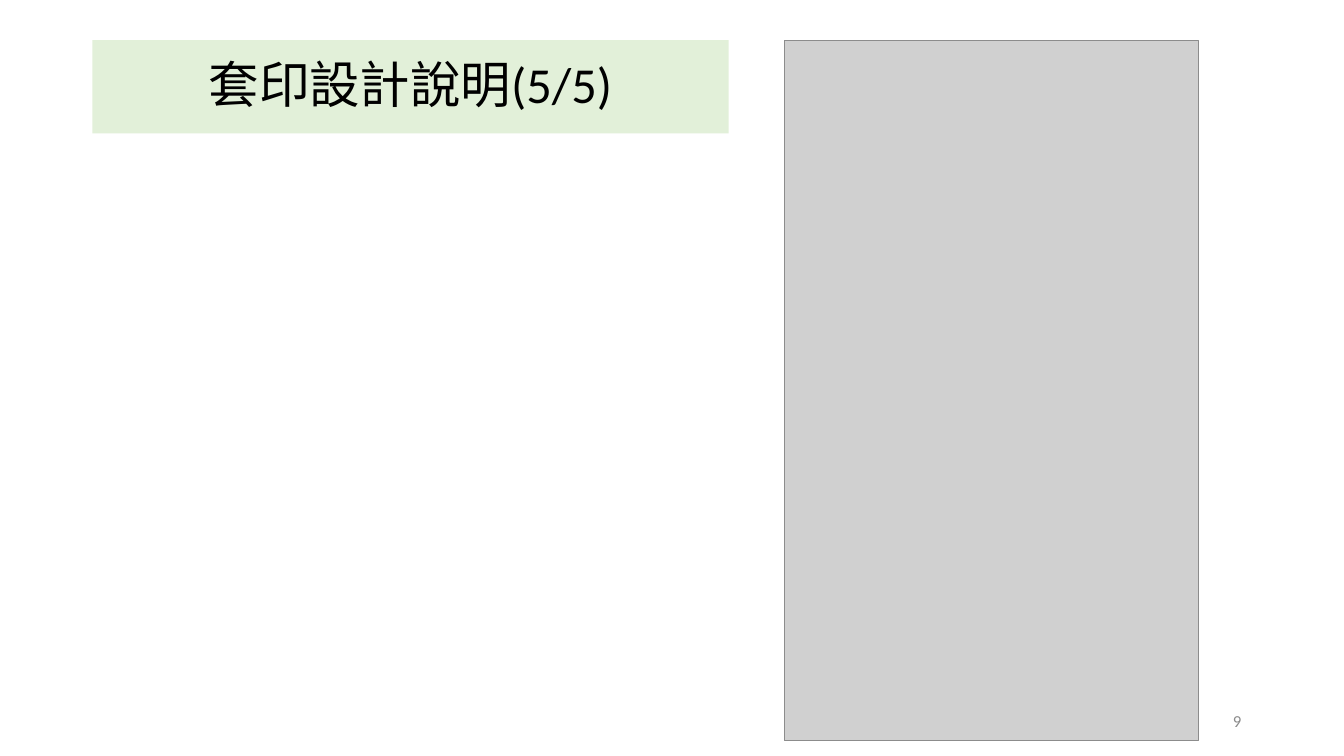
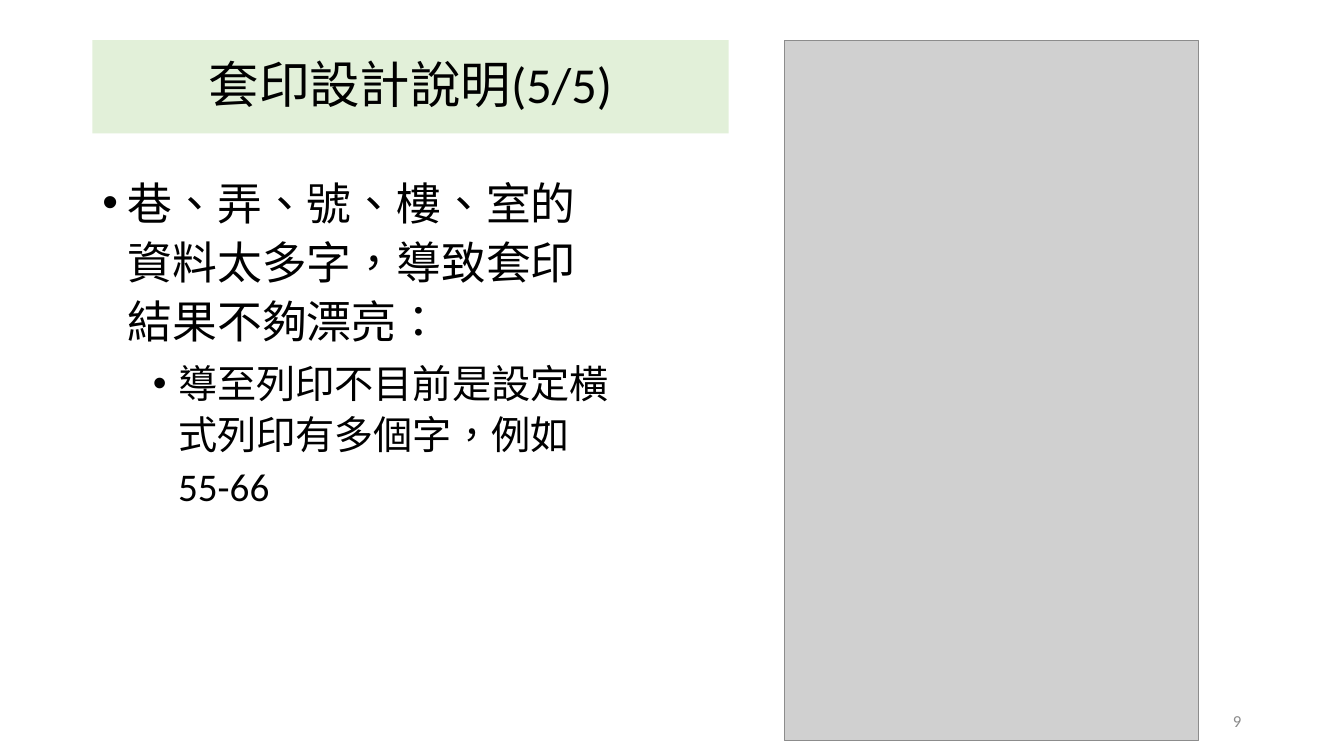
Before and after one commit to FormPrint/FormPrint.github.io, a slide deck: slide 9 of file/EnvelopePrint.pptx. Drawn at 1344x756 pixels with LibreOffice and Linux fonts; fonts in the diff are those of the drawing; grey boxes stand for pictures. Boxes give left, top, right and bottom in pixels: in the first picture for what was removed or moved away, otherwise in the second. Text is boxed around its words. In the diff, an @@ line names an element or a change of style, - is before the commit and + after.

```diff
--- a/file/EnvelopePrint.pptx
+++ b/file/EnvelopePrint.pptx
@@ text added at (128,182,609,502), 32 pt, text #000000 @@
+• 巷、弄、號、樓、室的資料太多字，導致套印結果不夠漂亮：
+  • 導至列印不目前是設定橫式列印有多個字，例如55-66
```
Also in this commit, not shown: 1 slide added, 22 other files.
